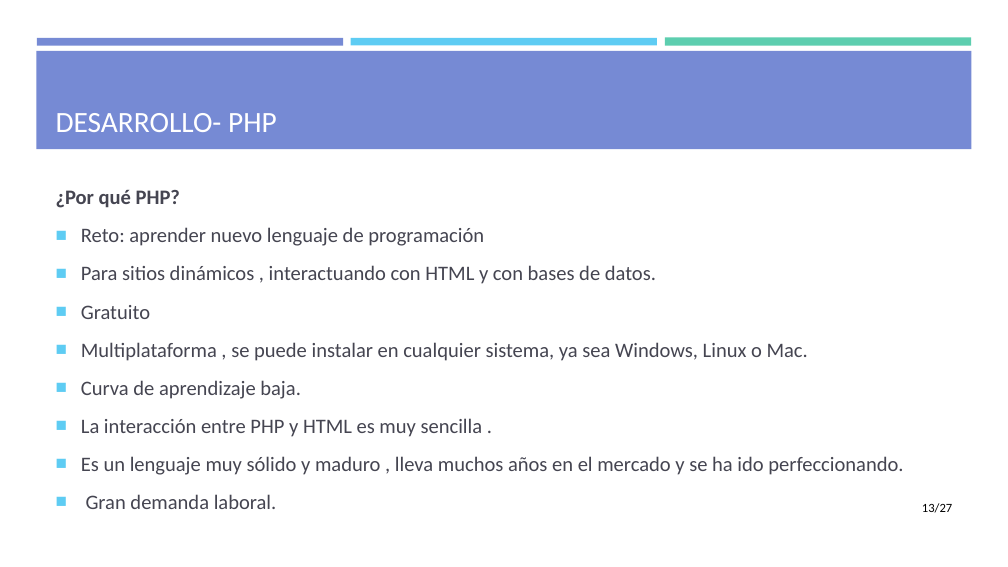
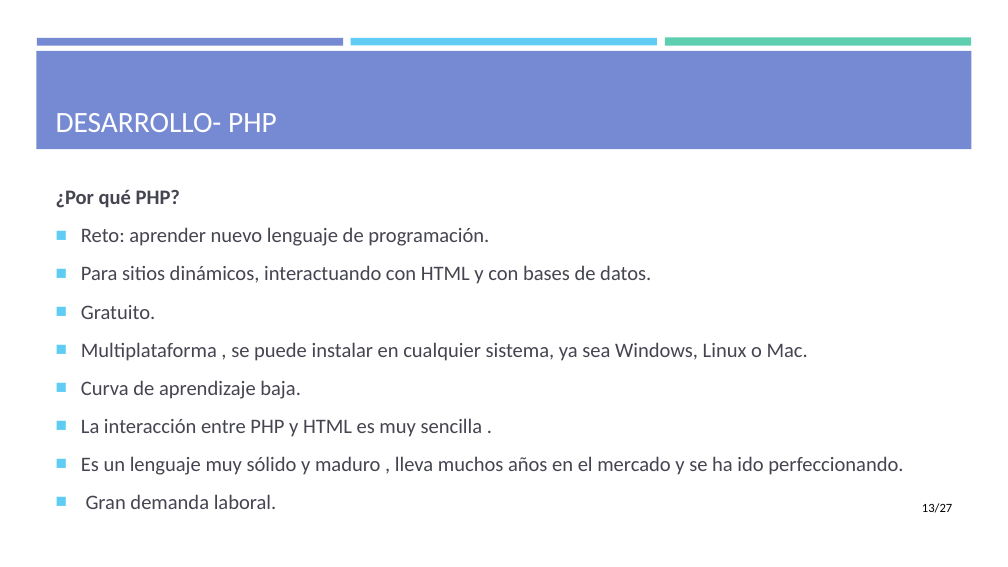
Before and after one commit to mdlunag/tfg, a slide deck: slide 13 of tfg_presentacio.pptx. Drawn at 1008x567 pixels with LibreOffice and Linux fonts; fonts in the diff are those of the drawing. Boxes give left, top, right and bottom in pixels: in the first picture for what was removed or moved away, otherwise in the second. Text is boxed around its words. In the diff, an @@ line names an element or a change of style, - is before the commit and + after.

```diff
--- a/tfg_presentacio.pptx
+++ b/tfg_presentacio.pptx
@@ text at (81,227,651,319): text changed @@
-■ Reto: aprender nuevo lenguaje de programación
-■ Para sitios dinámicos , interactuando con HTML y con bases de datos.
-■ Gratuito
+■ Reto: aprender nuevo lenguaje de programación.
+■ Para sitios dinámicos, interactuando con HTML y con bases de datos.
+■ Gratuito.
```
Also in this commit, not shown: 5 other slides changed, 2 slides added, 3 other files.
